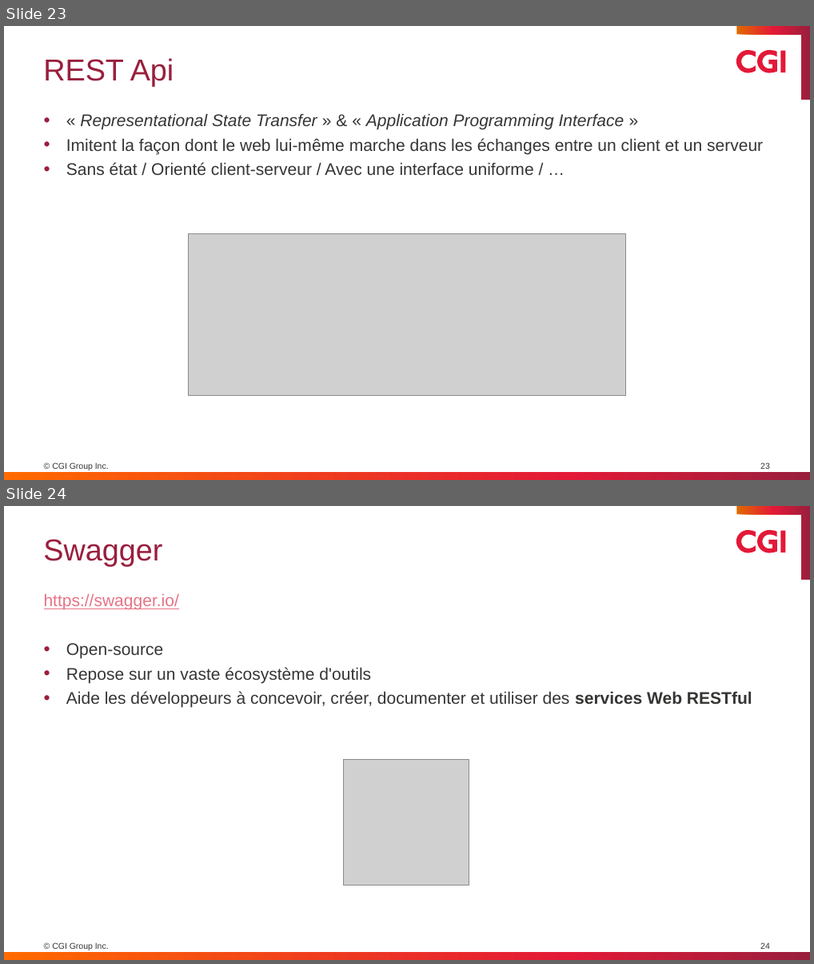
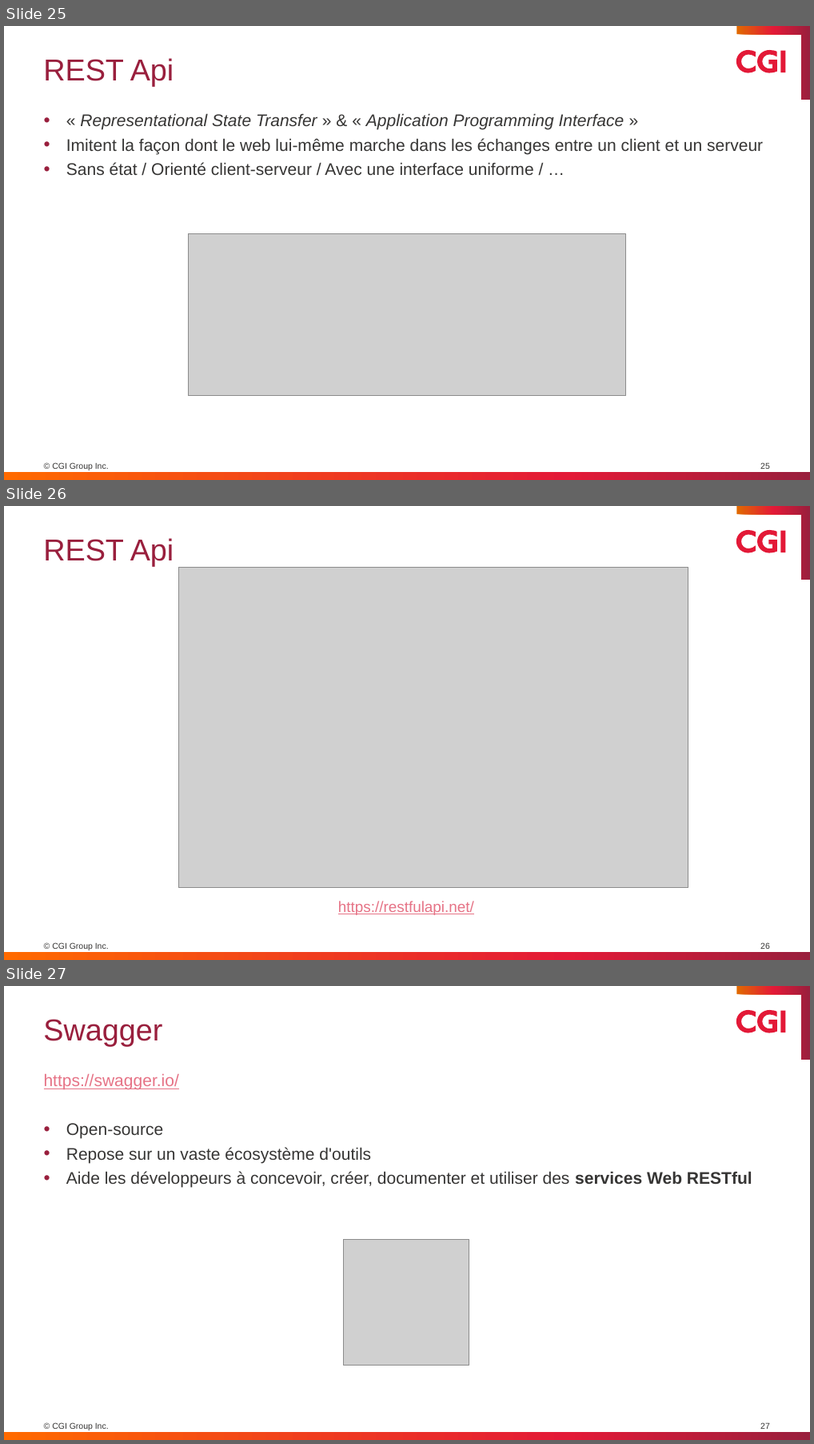
Before and after one commit to keuss/springboot-udev, a slide deck: U_DEV_Journées_Java_Formation-v2.pptx. Shown one above the other, each under a label of ours: slides 23 and 24 before the commit, slides 25, 26 and 27 after it. The pictures are 814x964 and 814x1444 pixels, drawn with LibreOffice and Linux fonts; fonts in the diff are those of the drawing; grey boxes stand for pictures. Boxes give left, top, right and bottom in pixels: in the first picture for what was removed or moved away, otherwise in the second. Text is boxed around its words. In the diff, an @@ line names an element or a change of style, - is before the commit and + after.

```diff
--- a/U_DEV_Journées_Java_Formation-v2.pptx
+++ b/U_DEV_Journées_Java_Formation-v2.pptx
@@ slide 26 added at [4,506,810,960], background #FFFFFF; not listed: 6 template elements that a slide beside it also shows @@
@@ title added at [43,538,174,566], 36 pt, text #991F3D @@
+REST Api
@@ picture added at [179,568,689,888] @@
@@ text added at [338,900,474,915], 18 pt, text #E67386, underline @@
+https://restfulapi.net/
@@ page number added at [761,942,770,948], 10 pt, text #363534 @@
+26
@@ what was slide 23 is now slide 25 @@
@@ page number at [761,462,770,468]: text changed @@
-23
+25
@@ what was slide 24 is now slide 27 @@
@@ page number at [761,1422,770,1428]: text changed @@
-24
+27
```
Also in this commit, not shown: 3 other slides added.
